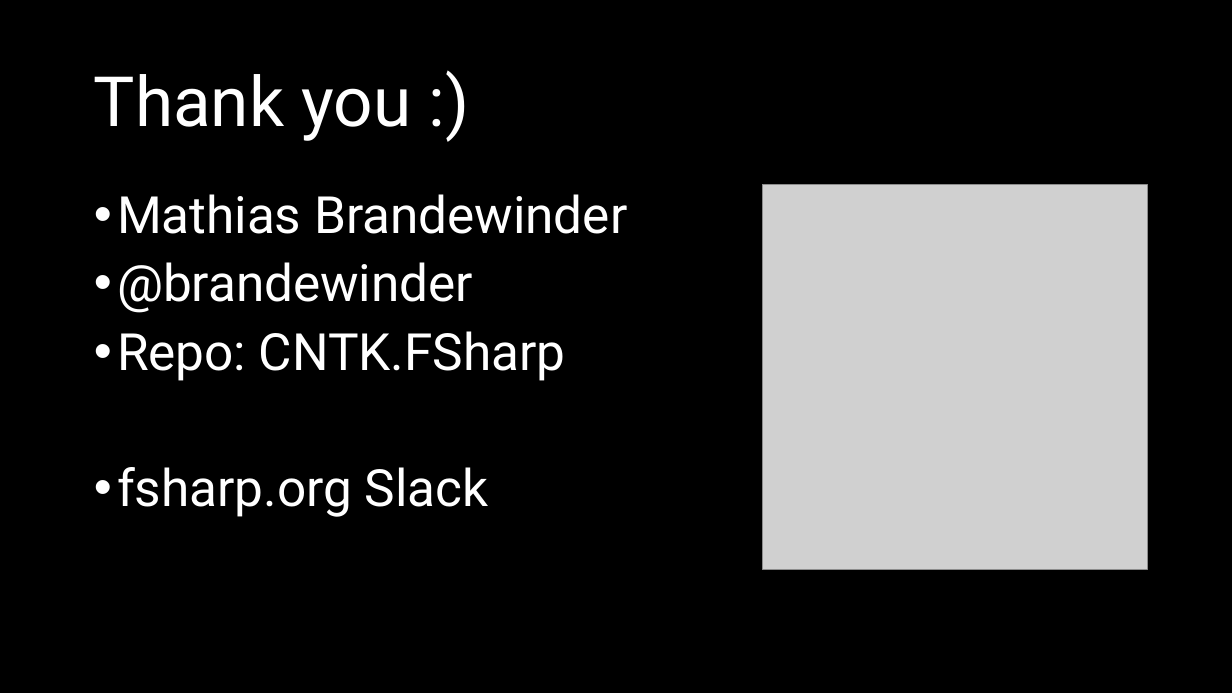
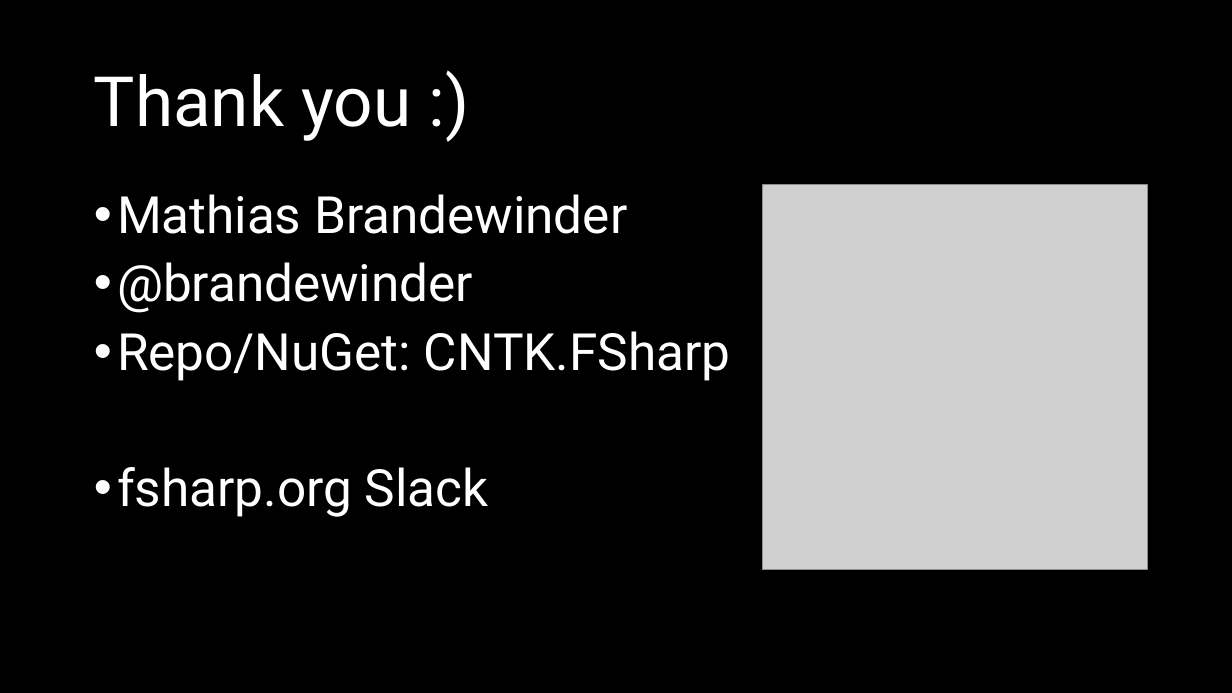
Before and after one commit to mathias-brandewinder/Presentations, a slide deck: slide 54 of deep-learning-cntk-fsharp/slides/cntk.pptx (slide 45 before the commit). Drawn at 1232x693 pixels with LibreOffice and Linux fonts; fonts in the diff are those of the drawing; grey boxes stand for pictures. Boxes give left, top, right and bottom in pixels: in the first picture for what was removed or moved away, otherwise in the second. Text is boxed around its words. In the diff, an @@ line names an element or a change of style, - is before the commit and + after.

```diff
--- a/deep-learning-cntk-fsharp/slides/cntk.pptx
+++ b/deep-learning-cntk-fsharp/slides/cntk.pptx
@@ text at (117, 331, 731, 381): text changed @@
-• Repo: CNTK.FSharp
+• Repo/NuGet: CNTK.FSharp
```
Also in this commit, not shown: 11 other slides changed, 9 slides added.
